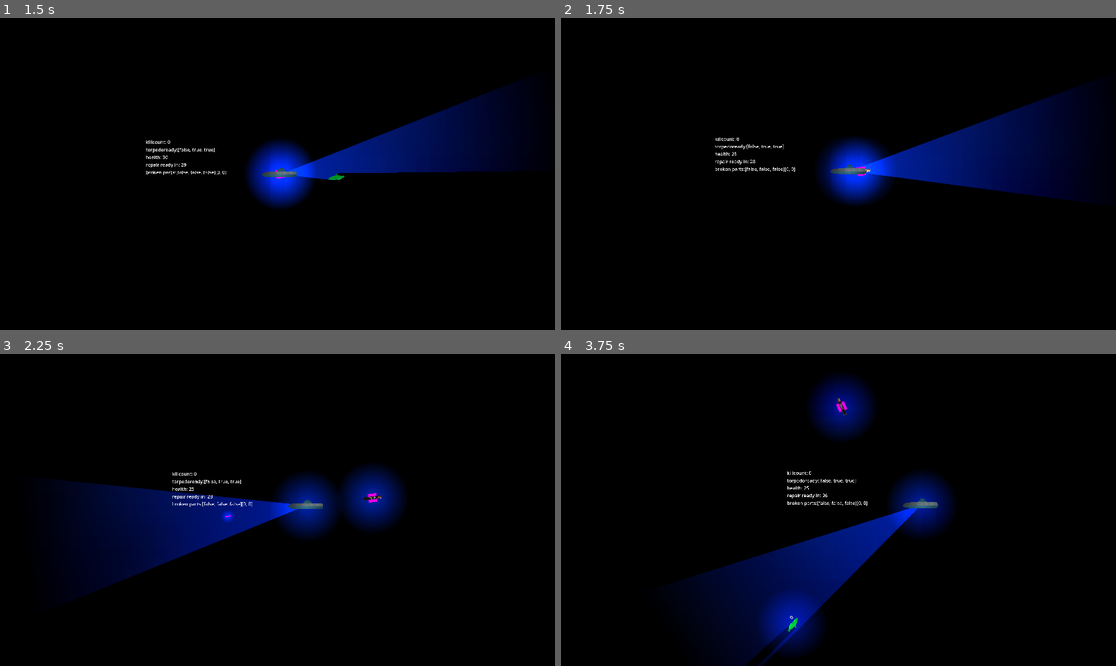
Above: before the commit, frames 1-4 (two rows, left to right).
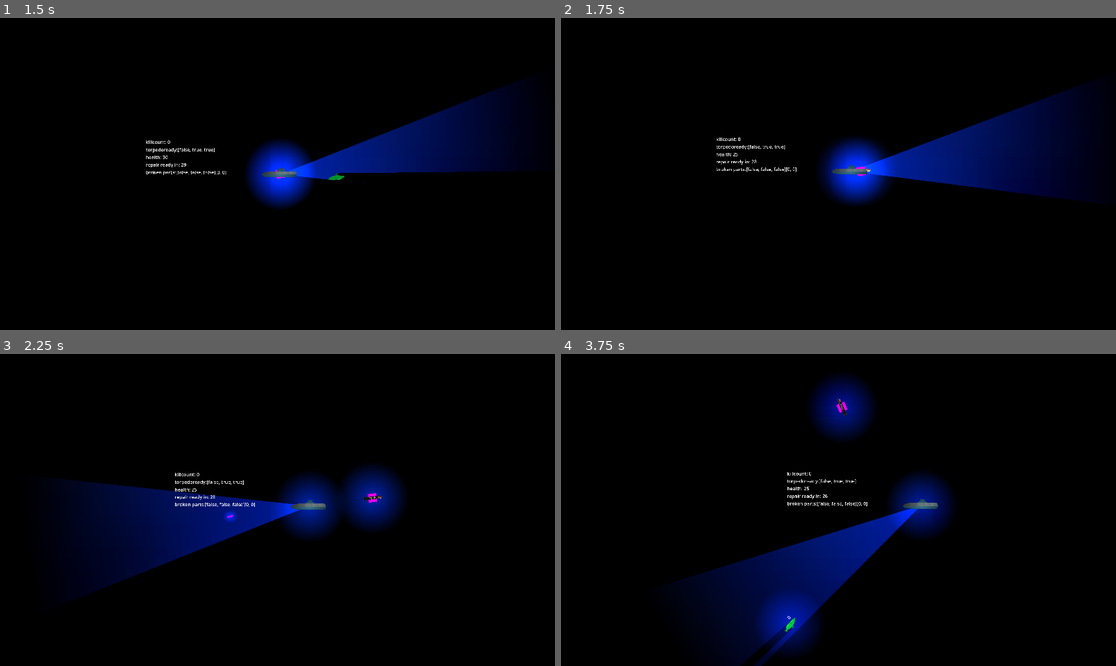
Above: after the commit, the same moments.

Repository: Sub-game-team/Subgame
Game: Godot game, scene res://main_menu.tscn
Two runs of this game, one before a commit and one after it. Both use one fixed random seed, a clock stepped at 60 frames per second and the inputs below. Sound files missing from this copy of the repository are replaced by a short silence.
Inputs (mouse positions are in pixels of both pictures, inside the frame that each line leads up to):
- Up to frame 1 (1.5 s): click "start" at 0.5 s; tap Enter at 1.25 s; move the mouse to (399, 158) at 1.27 s; hold Right (right) from 1.28 s (still down); tap R (repair) at 1.35 s; click (399, 158) at 1.42 s
- Up to frame 2 (1.75 s): keep holding Right (right); tap Up (up) at 1.52 s
- Up to frame 3 (2.25 s): keep holding Right (right); move the mouse to (166, 525) at 2.02 s; right-click (166, 525) at 2.1 s
- Up to frame 4 (3.75 s): tap Up (up) at 2.27 s; move the mouse to (894, 441) at 2.77 s; release Right (right) at 2.78 s; hold Left (left) 2.78-3.53 s; click (894, 441) at 2.85 s; move the mouse to (810, 572) at 3.52 s; hold Right (right) from 3.53 s (still down); tap 1 (torpedo0) at 3.6 s; click (810, 572) at 3.67 s

Frame 1 is identical in both runs. In frame 2, 0.5% of the frame differs, in the area x 27-94%, y 30-59%; in frame 3, 0.7%, in the area x 11-59%, y 37-73%; in frame 4, 0.6%.
Error in both runs: Attempt to call function 'store_line' in base 'null instance' on a null instance. (res://main.gd:68)

Commit message:
1

Diff:
--- a/Torpedo0.tscn
+++ b/Torpedo0.tscn
@@ -1,6 +1,7 @@
-[gd_scene load_steps=7 format=3 uid="uid://coqipnqfok8dj"]
+[gd_scene load_steps=8 format=3 uid="uid://coqipnqfok8dj"]
 
 [ext_resource type="Script" path="res://Torpedo_normal.gd" id="1_rh35h"]
+[ext_resource type="PhysicsMaterial" uid="uid://t84ckgjqh1cj" path="res://physicsMaterials/torpedo_physicsMaterial.tres" id="1_xak7a"]
 [ext_resource type="Texture2D" uid="uid://b2y2muqmywk56" path="res://Art/torpedo_0-variant_ferret.png" id="2_i2axh"]
 [ext_resource type="AudioStream" uid="uid://brih27dctfqlj" path="res://sounds/explode01.ogg" id="3_e6xop"]
 [ext_resource type="Texture2D" uid="uid://dgbqo64atuto0" path="res://2d_lights_and_shadows_neutral_point_light.webp" id="4_rwyix"]
@@ -14,7 +15,8 @@
 [node name="RigidBody2D" type="RigidBody2D" groups=["torpedo"]]
 collision_layer = 8
 collision_mask = 6
-mass = 1000.0
+mass = 350.0
+physics_material_override = ExtResource("1_xak7a")
 max_contacts_reported = 1
 contact_monitor = true
 script = ExtResource("1_rh35h")
--- a/mob_scene.tscn
+++ b/mob_scene.tscn
@@ -6,7 +6,7 @@
 [ext_resource type="Texture2D" uid="uid://dgbqo64atuto0" path="res://2d_lights_and_shadows_neutral_point_light.webp" id="4_nj2iy"]
 
 [sub_resource type="PhysicsMaterial" id="PhysicsMaterial_dk6u7"]
-bounce = 5.0
+absorbent = true
 
 [sub_resource type="OccluderPolygon2D" id="OccluderPolygon2D_pgxjp"]
 cull_mode = 1
@@ -18,7 +18,7 @@
 material = ExtResource("1_al6sl")
 collision_layer = 4
 collision_mask = 15
-mass = 0.01
+mass = 500.0
 physics_material_override = SubResource("PhysicsMaterial_dk6u7")
 max_contacts_reported = 5
 contact_monitor = true
--- /dev/null
+++ b/physicsMaterials/torpedo_physicsMaterial.tres
@@ -0,0 +1,3 @@
+[gd_resource type="PhysicsMaterial" format=3 uid="uid://t84ckgjqh1cj"]
+
+[resource]
Not shown, added: Art/drone.png.import
Not shown, added: Art/drone_ohne.png.import
Not shown, added: Content.png.import
